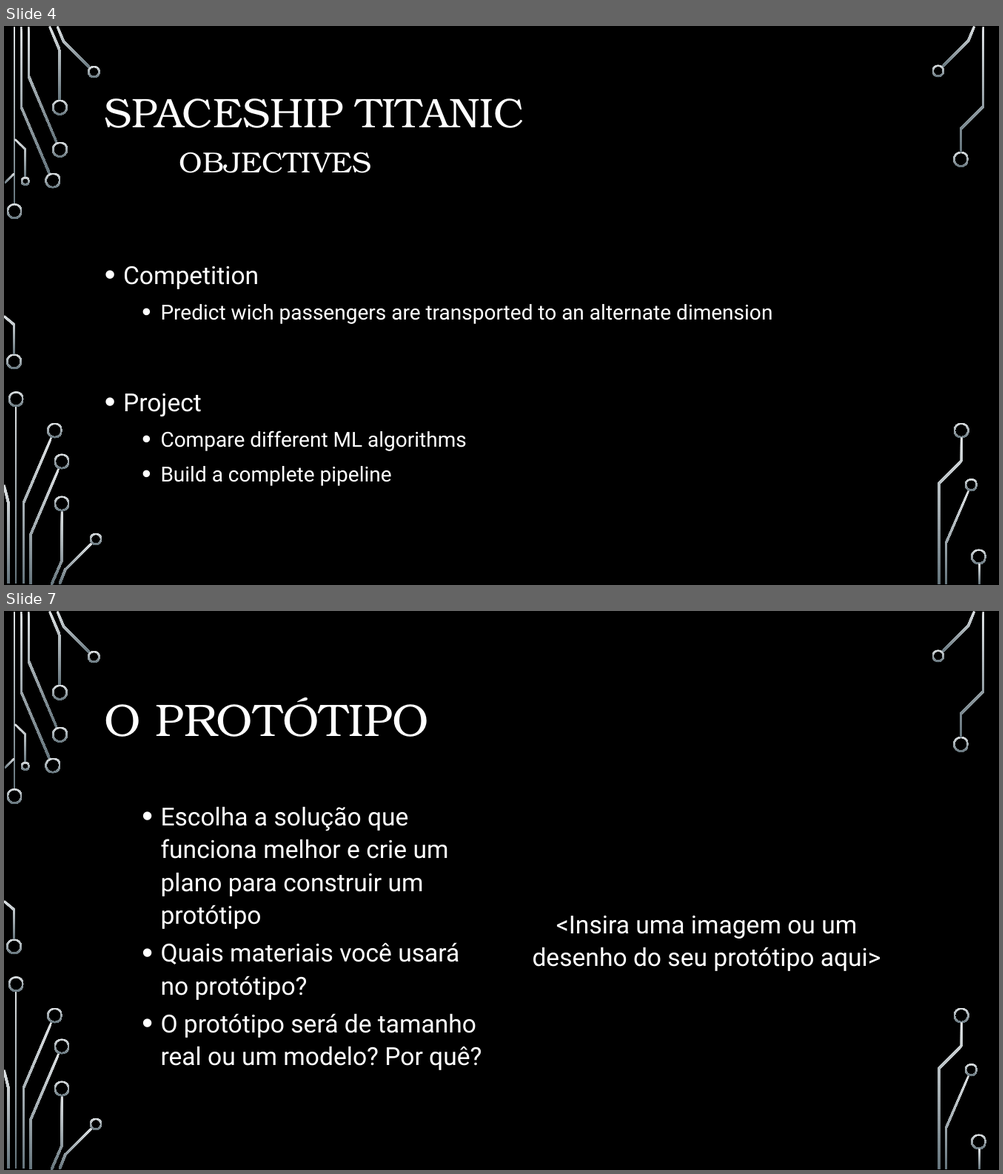
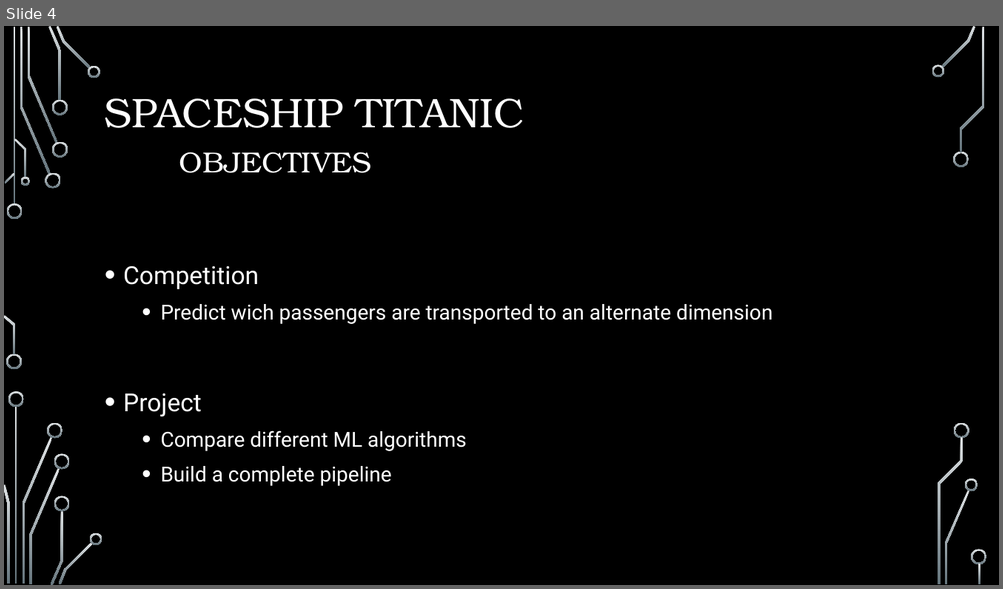
Before and after one commit to gustavossbarros/Ironhack_Final_Project_Spaceship_Titanic, a slide deck: deliverables/Final Project Presentation.pptx. Shown one above the other, each under a label of ours: slides 4 and 7 before the commit, slide 4 after it; the slides between them are not shown. The pictures are 1003x1174 and 1003x589 pixels, drawn with LibreOffice and Linux fonts; fonts in the diff are those of the drawing; background and template pictures are left out. Boxes give left, top, right and bottom in pixels: in the first picture for what was removed or moved away, otherwise in the second. Text is boxed around its words. In the diff, an @@ line names an element or a change of style, - is before the commit and + after.

```diff
--- a/deliverables/Final Project Presentation.pptx
+++ b/deliverables/Final Project Presentation.pptx
@@ slide 7 removed at (x1=4, y1=611, x2=999, y2=1170), background picture (left out); not listed: 36 template elements that a slide beside it also shows @@
@@ title removed at (x1=105, y1=697, x2=429, y2=737) @@
-O PROTÓTIPO
@@ text removed at (x1=161, y1=806, x2=481, y2=1071) @@
-  • Escolha a solução que funciona melhor e crie um plano para construir um protótipo
-  • Quais materiais você usará no protótipo?
-  • O protótipo será de tamanho real ou um modelo? Por quê?
@@ text removed at (x1=532, y1=916, x2=881, y2=971) @@
-<Insira uma imagem ou um desenho do seu protótipo aqui>
```
Also in this commit, not shown: 1 slide changed, 13 slides added, 5 other slides removed.
